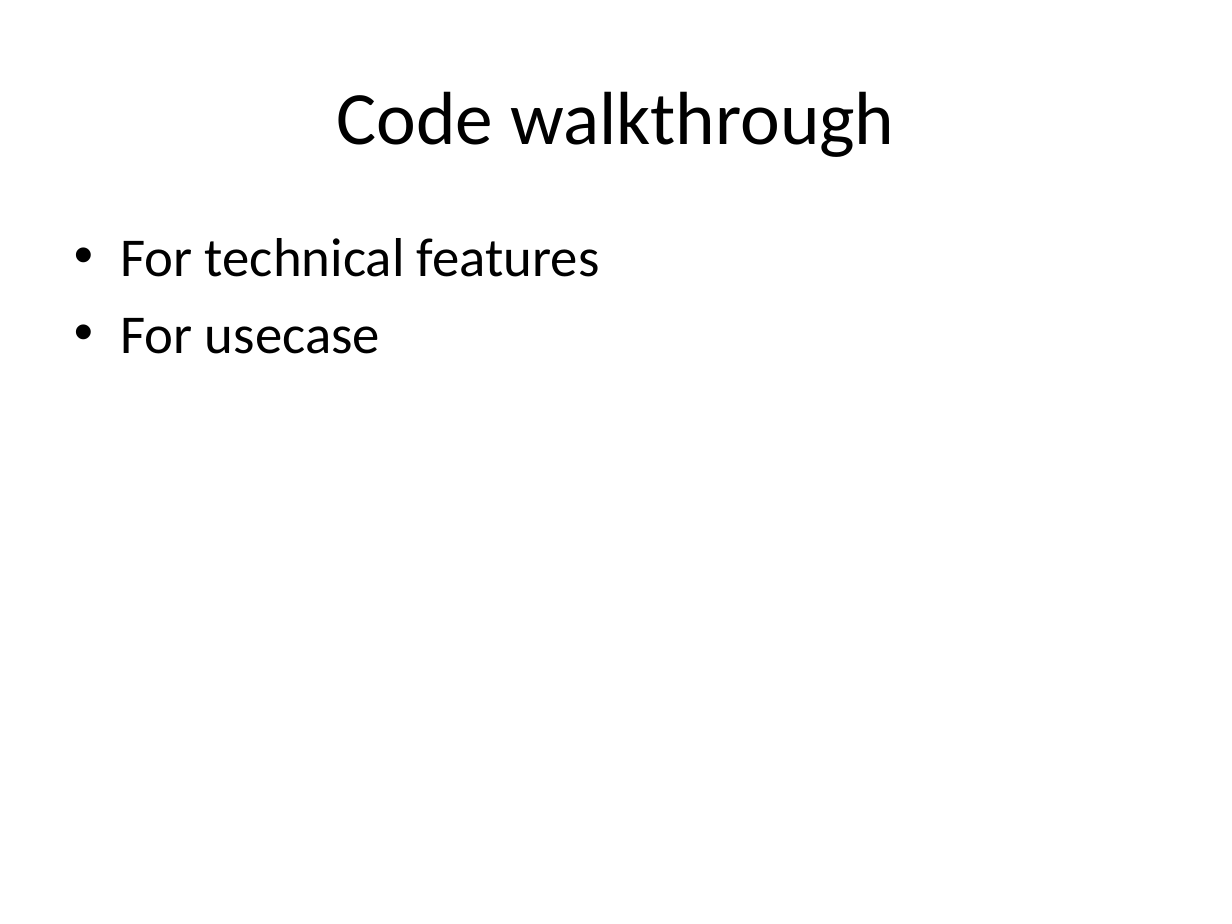
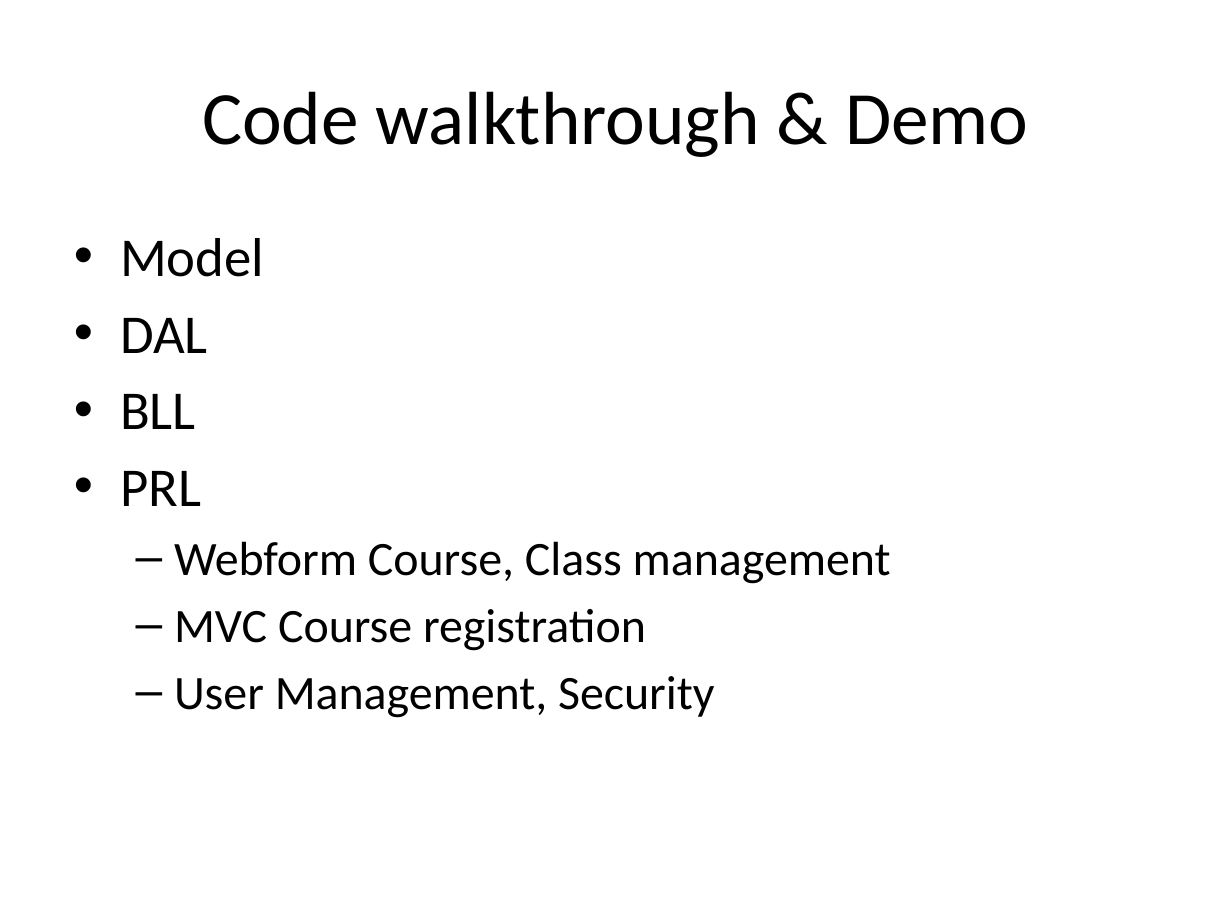
Before and after one commit to XUMINSHENG/dotNET_CA, a slide deck: slide 5 of Docs/presentation/ENET_FT1_presentation_sketch.pptx. Drawn at 1232x924 pixels with LibreOffice and Linux fonts; fonts in the diff are those of the drawing. Boxes give left, top, right and bottom in pixels: in the first picture for what was removed or moved away, otherwise in the second. Text is boxed around its words. In the diff, an @@ line names an element or a change of style, - is before the commit and + after.

```diff
--- a/Docs/presentation/ENET_FT1_presentation_sketch.pptx
+++ b/Docs/presentation/ENET_FT1_presentation_sketch.pptx
@@ title at <box>202,91,1028,157</box>: text changed @@
-Code walkthrough
+Code walkthrough & Demo
@@ text at <box>120,238,891,718</box>: text changed; size 32 to 28 pt @@
-• For technical features
-• For usecase
+• Model
+• DAL
+• BLL
+• PRL
+  – Webform Course, Class management
+  – MVC Course registration
+  – User Management, Security
```
Also in this commit, not shown: 4 other slides changed, 1 slide removed, 2 other files.
